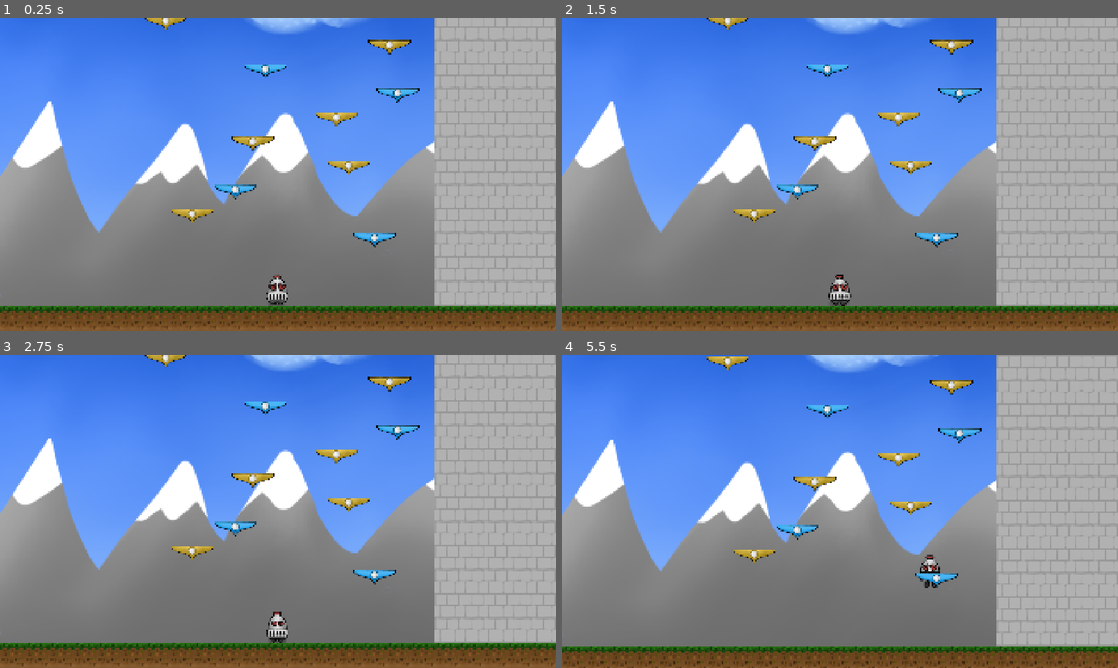
Above: before the commit, frames 1-4 (two rows, left to right).
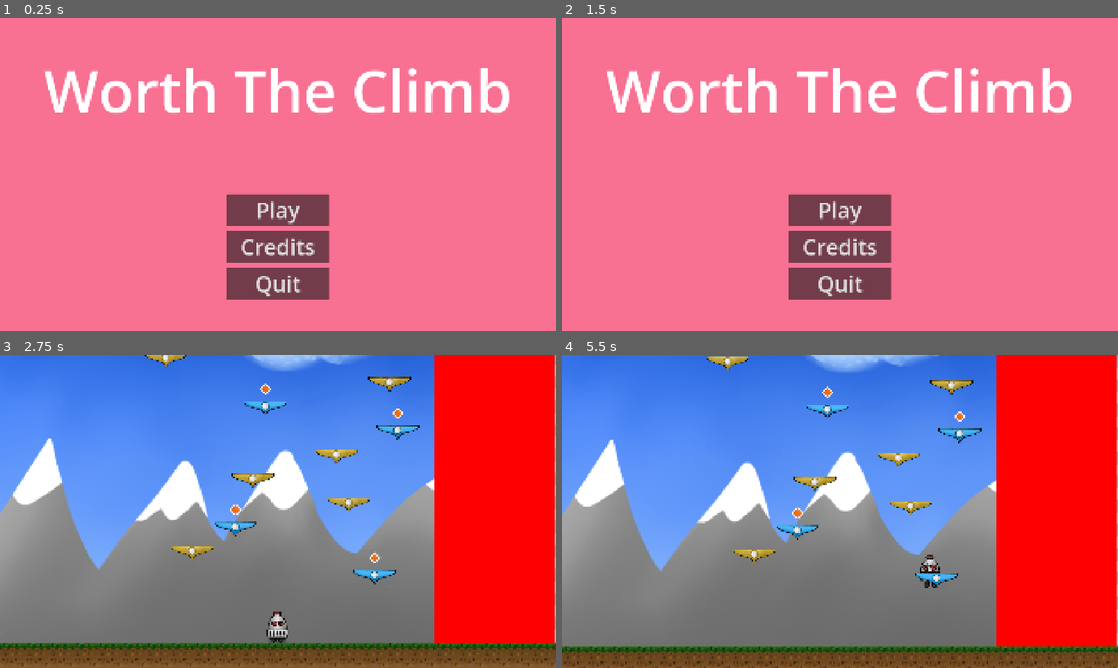
Above: after the commit, the same moments.

Repository: AllyJoho/princess-game
Game: Godot game, scene res://menus/main_menu.tscn
Two runs of this game, one before a commit and one after it. Both use one fixed random seed, a clock stepped at 60 frames per second and the inputs below. Before the commit the project starts from res://scenes/tower.tscn.
Inputs (mouse positions are in pixels of both pictures, inside the frame that each line leads up to):
- Up to frame 1 (0.25 s): no input
- Up to frame 2 (1.5 s): click (840, 246) at 0.5 s, where only the run after the commit has a clickable "Credits"; click (840, 290) at 1.25 s, where only the run after the commit has a clickable "Back"
- Up to frame 3 (2.75 s): click (278, 545) at 2 s, where only the run after the commit has a clickable "Play"
- Up to frame 4 (5.5 s): hold D (move_right) 2.78-4.28 s; tap Space (jump) at 3.02, 3.77, 5.27 s; hold A (move_left) 4.28-5.03 s; hold D (move_right) from 5.03 s (still down)

The runs differ from the first frame. In frame 1, 100% of the frame differs, in the area x 0-100%, y 0-100%; in frame 2, 100%; in frame 3, 20%; in frame 4, 20%.

Commit message:
Added a crap ton of functionality

Diff:
--- /dev/null
+++ b/menus/end_screen.gd
@@ -0,0 +1,25 @@
+extends Control
+
+func _ready():
+	get_tree().paused = false
+	hide()
+
+func resume():
+	get_tree().paused = false
+	hide()
+
+func pause():
+	get_tree().paused = true
+	show()
+
+func on_game_end() -> void:
+	pause()
+	$PanelContainer/VBoxContainer/Message.text = GameState.game_end_message()
+
+func _on_try_again_pressed() -> void:
+	get_tree().reload_current_scene()
+
+
+func _on_give_up_pressed() -> void:
+	resume()
+	get_tree().change_scene_to_file("res://menus/main_menu.tscn")
--- /dev/null
+++ b/menus/end_screen.tscn
@@ -0,0 +1,53 @@
+[gd_scene format=3 uid="uid://cuxka001jcrec"]
+
+[ext_resource type="Script" uid="uid://oumcynl6ppat" path="res://menus/end_screen.gd" id="1_3s4t6"]
+
+[node name="End_Screen" type="Control" unique_id=1855265330]
+process_mode = 3
+layout_mode = 3
+anchors_preset = 15
+anchor_right = 1.0
+anchor_bottom = 1.0
+grow_horizontal = 2
+grow_vertical = 2
+script = ExtResource("1_3s4t6")
+
+[node name="PanelContainer" type="PanelContainer" parent="." unique_id=393011850]
+layout_mode = 1
+anchors_preset = -1
+anchor_left = 0.5
+anchor_top = 0.5
+anchor_right = 0.5
+anchor_bottom = 0.5
+offset_left = -270.0
+offset_top = -270.0
+offset_right = 270.0
+offset_bottom = 270.0
+
+[node name="VBoxContainer" type="VBoxContainer" parent="PanelContainer" unique_id=56674563]
+custom_minimum_size = Vector2(350, 0)
+layout_mode = 2
+size_flags_horizontal = 4
+size_flags_vertical = 4
+theme_override_constants/separation = 57
+
+[node name="Message" type="Label" parent="PanelContainer/VBoxContainer" unique_id=958816131]
+custom_minimum_size = Vector2(0, 200)
+layout_mode = 2
+theme_override_font_sizes/font_size = 32
+text = "Game Over!"
+horizontal_alignment = 1
+vertical_alignment = 1
+
+[node name="try_again" type="Button" parent="PanelContainer/VBoxContainer" unique_id=826583323]
+layout_mode = 2
+theme_override_font_sizes/font_size = 45
+text = "Try Again"
+
+[node name="give_up" type="Button" parent="PanelContainer/VBoxContainer" unique_id=960321339]
+layout_mode = 2
+theme_override_font_sizes/font_size = 45
+text = "Lose Heart"
+
+[connection signal="pressed" from="PanelContainer/VBoxContainer/try_again" to="." method="_on_try_again_pressed"]
+[connection signal="pressed" from="PanelContainer/VBoxContainer/give_up" to="." method="_on_give_up_pressed"]
--- /dev/null
+++ b/menus/main_menu.gd
@@ -0,0 +1,16 @@
+extends Node2D
+
+
+func _on_play_pressed() -> void:
+	get_tree().change_scene_to_file("res://scenes/tower.tscn")
+
+func _on_credits_pressed() -> void:
+	$CenterContainer/MainButtons.visible = false
+	$CenterContainer/CreditsMenu.visible = true
+
+func _on_back_pressed() -> void:
+	$CenterContainer/MainButtons.visible = true
+	$CenterContainer/CreditsMenu.visible = false
+
+func _on_quit_pressed() -> void:
+	get_tree().quit()
--- /dev/null
+++ b/menus/main_menu.tscn
@@ -0,0 +1,77 @@
+[gd_scene format=3 uid="uid://bkqkh87sk8xjl"]
+
+[ext_resource type="Script" uid="uid://d0tehw3scxc5s" path="res://menus/main_menu.gd" id="1_8gy84"]
+
+[sub_resource type="Theme" id="Theme_vue75"]
+
+[node name="MainMenu" type="Node2D" unique_id=613818884]
+script = ExtResource("1_8gy84")
+
+[node name="ColorRect" type="ColorRect" parent="." unique_id=1489732978]
+offset_right = 40.0
+offset_bottom = 40.0
+scale = Vector2(48, 27)
+mouse_filter = 2
+color = Color(0.97075266, 0.4382763, 0.5730102, 1)
+
+[node name="Title" type="Label" parent="." unique_id=741666809]
+offset_right = 1920.0
+offset_bottom = 500.0
+theme_override_font_sizes/font_size = 200
+text = "Worth The Climb"
+horizontal_alignment = 1
+vertical_alignment = 1
+
+[node name="CenterContainer" type="CenterContainer" parent="." unique_id=21042683]
+offset_top = 500.0
+offset_right = 1920.0
+offset_bottom = 1080.0
+theme = SubResource("Theme_vue75")
+
+[node name="MainButtons" type="VBoxContainer" parent="CenterContainer" unique_id=2139736182]
+layout_mode = 2
+theme_override_constants/separation = 16
+
+[node name="play" type="Button" parent="CenterContainer/MainButtons" unique_id=1157566346]
+custom_minimum_size = Vector2(353, 0)
+layout_mode = 2
+theme_override_font_sizes/font_size = 75
+text = "Play"
+
+[node name="credits" type="Button" parent="CenterContainer/MainButtons" unique_id=1153736158]
+custom_minimum_size = Vector2(353, 0)
+layout_mode = 2
+theme_override_font_sizes/font_size = 75
+text = "Credits"
+
+[node name="quit" type="Button" parent="CenterContainer/MainButtons" unique_id=1498247093]
+custom_minimum_size = Vector2(353, 0)
+layout_mode = 2
+theme_override_font_sizes/font_size = 75
+text = "Quit"
+
+[node name="CreditsMenu" type="VBoxContainer" parent="CenterContainer" unique_id=96825074]
+visible = false
+layout_mode = 2
+theme_override_constants/separation = 100
+
+[node name="credits" type="Label" parent="CenterContainer/CreditsMenu" unique_id=1198689162]
+custom_minimum_size = Vector2(1500, 0)
+layout_mode = 2
+theme_override_font_sizes/font_size = 70
+text = "A Game by Allison Johanson
+Art and story by Michelle Johanson"
+horizontal_alignment = 1
+autowrap_mode = 2
+
+[node name="back" type="Button" parent="CenterContainer/CreditsMenu" unique_id=1027824895]
+custom_minimum_size = Vector2(353, 0)
+layout_mode = 2
+size_flags_horizontal = 4
+theme_override_font_sizes/font_size = 75
+text = "Back"
+
+[connection signal="pressed" from="CenterContainer/MainButtons/play" to="." method="_on_play_pressed"]
+[connection signal="pressed" from="CenterContainer/MainButtons/credits" to="." method="_on_credits_pressed"]
+[connection signal="pressed" from="CenterContainer/MainButtons/quit" to="." method="_on_quit_pressed"]
+[connection signal="pressed" from="CenterContainer/CreditsMenu/back" to="." method="_on_back_pressed"]
--- /dev/null
+++ b/menus/pause_menu.gd
@@ -0,0 +1,40 @@
+extends Control
+
+func _ready():
+	get_tree().paused = false
+	hide()
+
+func resume():
+	get_tree().paused = false
+	hide()
+
+func pause():
+	get_tree().paused = true
+	show()
+
+func testEsc():
+	if Input.is_action_just_pressed("pause") and get_tree().paused == false:
+		pause()
+	elif Input.is_action_just_pressed("pause") and get_tree().paused == true:
+		resume()
+
+
+
+func _on_resume_pressed() -> void:
+	resume()
+
+
+func _on_restart_pressed() -> void:
+	get_tree().reload_current_scene()
+
+
+func _on_main_menu_pressed() -> void:
+	resume()
+	get_tree().change_scene_to_file("res://menus/main_menu.tscn")
+
+
+func _on_quit_pressed() -> void:
+	get_tree().quit()
+
+func _process(delta: float) -> void:
+	testEsc()
--- /dev/null
+++ b/menus/pause_menu.tscn
@@ -0,0 +1,59 @@
+[gd_scene format=3 uid="uid://ixut5uch0c0w"]
+
+[ext_resource type="Script" uid="uid://cx7m6o1a6xpt0" path="res://menus/pause_menu.gd" id="1_s0u37"]
+
+[node name="PauseMenu" type="Control" unique_id=573906062]
+process_mode = 3
+layout_mode = 3
+anchors_preset = 15
+anchor_right = 1.0
+anchor_bottom = 1.0
+grow_horizontal = 2
+grow_vertical = 2
+scale = Vector2(1, 1.0005742)
+pivot_offset = Vector2(186, -371)
+script = ExtResource("1_s0u37")
+
+[node name="PanelContainer" type="PanelContainer" parent="." unique_id=1027606336]
+layout_mode = 1
+anchors_preset = -1
+anchor_left = 0.5
+anchor_top = 0.5
+anchor_right = 0.5
+anchor_bottom = 0.5
+offset_left = -270.0
+offset_top = -270.0
+offset_right = 270.0
+offset_bottom = 270.0
+
+[node name="VBoxContainer" type="VBoxContainer" parent="PanelContainer" unique_id=22296973]
+custom_minimum_size = Vector2(350, 0)
+layout_mode = 2
+size_flags_horizontal = 4
+size_flags_vertical = 4
+theme_override_constants/separation = 57
+
+[node name="Resume" type="Button" parent="PanelContainer/VBoxContainer" unique_id=428104226]
+layout_mode = 2
+theme_override_font_sizes/font_size = 45
+text = "Resume"
+
+[node name="Restart" type="Button" parent="PanelContainer/VBoxContainer" unique_id=31570467]
+layout_mode = 2
+theme_override_font_sizes/font_size = 45
+text = "Restart"
+
+[node name="Main Menu" type="Button" parent="PanelContainer/VBoxContainer" unique_id=151761106]
+layout_mode = 2
+theme_override_font_sizes/font_size = 45
+text = "Main Menu"
+
+[node name="Quit" type="Button" parent="PanelContainer/VBoxContainer" unique_id=844438340]
+layout_mode = 2
+theme_override_font_sizes/font_size = 45
+text = "Quit"
+
+[connection signal="pressed" from="PanelContainer/VBoxContainer/Resume" to="." method="_on_resume_pressed"]
+[connection signal="pressed" from="PanelContainer/VBoxContainer/Restart" to="." method="_on_restart_pressed"]
+[connection signal="pressed" from="PanelContainer/VBoxContainer/Main Menu" to="." method="_on_main_menu_pressed"]
+[connection signal="pressed" from="PanelContainer/VBoxContainer/Quit" to="." method="_on_quit_pressed"]
--- a/project.godot
+++ b/project.godot
@@ -15,9 +15,13 @@
 [application]
 
 config/name="Princess Game"
-run/main_scene="uid://cnjbqncnueq6m"
+run/main_scene="uid://bkqkh87sk8xjl"
 config/features=PackedStringArray("4.6", "GL Compatibility")
 config/icon="res://icon.svg"
+
+[autoload]
+
+GameState="*uid://bb25bpfm2uqdp"
 
 [display]
 
@@ -50,6 +54,13 @@
 , Object(InputEventKey,"resource_local_to_scene":false,"resource_name":"","device":-1,"window_id":0,"alt_pressed":false …(186 unchanged characters)…
 ]
 }
+pause={
+"deadzone": 0.2,
+"events": [Object(InputEventKey,"resource_local_to_scene":false,"resource_name":"","device":-1,"window_id":0,"alt_pressed":false,"shift_pressed":false,"ctrl_pressed":false,"meta_pressed":false,"pressed":false,"keycode":0,"physical_keycode":4194305,"key_label":0,"unicode":0,"location":0,"echo":false,"script":null)
+, Object(InputEventKey,"resource_local_to_scene":false,"resource_name":"","device":-1,"window_id":0,"alt_pressed":false,"shift_pressed":false,"ctrl_pressed":false,"meta_pressed":false,"pressed":false,"keycode":0,"physical_keycode":4194306,"key_label":0,"unicode":0,"location":0,"echo":false,"script":null)
+, Object(InputEventKey,"resource_local_to_scene":false,"resource_name":"","device":-1,"window_id":0,"alt_pressed":false,"shift_pressed":false,"ctrl_pressed":false,"meta_pressed":false,"pressed":false,"keycode":0,"physical_keycode":4194325,"key_label":0,"unicode":0,"location":0,"echo":false,"script":null)
+]
+}
 
 [rendering]
 
--- /dev/null
+++ b/scenes/end_interface.tscn
@@ -0,0 +1,41 @@
+[gd_scene format=3 uid="uid://bvs3nicr3sxv6"]
+
+[ext_resource type="Script" uid="uid://d06jktv7aq17a" path="res://scripts/end_interface.gd" id="1_q2tpa"]
+[ext_resource type="PackedScene" uid="uid://cuxka001jcrec" path="res://menus/end_screen.tscn" id="2_q7fmj"]
+
+[sub_resource type="RectangleShape2D" id="RectangleShape2D_ol7lq"]
+
+[node name="End_Interface" type="Area2D" unique_id=1474081801]
+script = ExtResource("1_q2tpa")
+
+[node name="CollisionShape2D" type="CollisionShape2D" parent="." unique_id=288394223]
+position = Vector2(-250, 0)
+scale = Vector2(25, 10)
+shape = SubResource("RectangleShape2D_ol7lq")
+
+[node name="CollisionShape2D2" type="CollisionShape2D" parent="." unique_id=1469050600]
+position = Vector2(-14, 130)
+scale = Vector2(4, 5)
+shape = SubResource("RectangleShape2D_ol7lq")
+
+[node name="CanvasLayer" type="CanvasLayer" parent="." unique_id=261198366]
+
+[node name="End_Screen" parent="CanvasLayer" unique_id=1855265330 instance=ExtResource("2_q7fmj")]
+
+[node name="ColorRect" type="ColorRect" parent="." unique_id=1680767290]
+visible = false
+offset_left = -500.0
+offset_top = -100.0
+offset_right = -460.0
+offset_bottom = -60.0
+scale = Vector2(13.040001, 5)
+
+[node name="ColorRect2" type="ColorRect" parent="." unique_id=1652996202]
+visible = false
+offset_left = -54.0
+offset_top = -20.000004
+offset_right = -14.0
+offset_bottom = 19.999996
+scale = Vector2(2.1599998, 5)
+
+[connection signal="body_entered" from="." to="." method="_on_body_entered"]
--- /dev/null
+++ b/scenes/gift.tscn
@@ -0,0 +1,18 @@
+[gd_scene format=3 uid="uid://wgm46b4sh2gx"]
+
+[ext_resource type="Texture2D" uid="uid://bu05gtiklwm3k" path="res://assets/sprites/items/red_gem.png" id="1_gn6ih"]
+[ext_resource type="Script" uid="uid://1nybjbxqv2pu" path="res://scripts/gift.gd" id="1_olhi4"]
+
+[sub_resource type="RectangleShape2D" id="RectangleShape2D_gn6ih"]
+
+[node name="Gift" type="Area2D" unique_id=1180395571]
+script = ExtResource("1_olhi4")
+
+[node name="Sprite2D" type="Sprite2D" parent="." unique_id=2113706549]
+texture = ExtResource("1_gn6ih")
+
+[node name="CollisionShape2D" type="CollisionShape2D" parent="." unique_id=1980388805]
+scale = Vector2(1.5, 1.5)
+shape = SubResource("RectangleShape2D_gn6ih")
+
+[connection signal="body_entered" from="." to="." method="_on_body_entered"]
--- a/scenes/main_menu.tscn
+++ /dev/null
@@ -1,44 +0,0 @@
-[gd_scene format=3 uid="uid://bkqkh87sk8xjl"]
-
-[sub_resource type="Theme" id="Theme_vue75"]
-Button/font_sizes/font_size = 16
-
-[node name="MainMenu" type="Node2D" unique_id=613818884]
-
-[node name="Title" type="Label" parent="." unique_id=741666809]
-offset_right = 1920.0
-offset_bottom = 500.0
-theme_override_font_sizes/font_size = 200
-text = "Worth The Climb"
-horizontal_alignment = 1
-vertical_alignment = 1
-
-[node name="CenterContainer" type="CenterContainer" parent="." unique_id=21042683]
-offset_top = 500.0
-offset_right = 1920.0
-offset_bottom = 1080.0
-theme = SubResource("Theme_vue75")
-
-[node name="MainButtons" type="VBoxContainer" parent="CenterContainer" unique_id=2139736182]
-layout_mode = 2
-theme_override_constants/separation = 16
-
-[node name="play" type="Button" parent="CenterContainer/MainButtons" unique_id=1157566346]
-layout_mode = 2
-theme_override_font_sizes/font_size = 75
-text = "Play"
-
-[node name="settings" type="Button" parent="CenterContainer/MainButtons" unique_id=2001358733]
-layout_mode = 2
-theme_override_font_sizes/font_size = 75
-text = "Settings"
-
-[node name="credits" type="Button" parent="CenterContainer/MainButtons" unique_id=1153736158]
-layout_mode = 2
-theme_override_font_sizes/font_size = 75
-text = "Credits"
-
-[node name="quit" type="Button" parent="CenterContainer/MainButtons" unique_id=1498247093]
-layout_mode = 2
-theme_override_font_sizes/font_size = 75
-text = "Quit"
--- a/scenes/tower.tscn
+++ b/scenes/tower.tscn
@@ -3,6 +3,8 @@
 [ext_resource type="Script" uid="uid://deqn1v1sh7tmf" path="res://scripts/tower.gd" id="1_ay4al"]
 [ext_resource type="PackedScene" uid="uid://xnlp11j8skng" path="res://scenes/Player.tscn" id="2_ktxwe"]
 [ext_resource type="Texture2D" uid="uid://ckclvwqtprqpm" path="res://assets/background_refrence.png" id="2_qrbg1"]
+[ext_resource type="PackedScene" uid="uid://ixut5uch0c0w" path="res://menus/pause_menu.tscn" id="4_qrbg1"]
+[ext_resource type="PackedScene" uid="uid://bvs3nicr3sxv6" path="res://scenes/end_interface.tscn" id="5_jfguu"]
 
 [node name="Tower" type="Node2D" unique_id=1034955630]
 script = ExtResource("1_ay4al")
@@ -16,3 +18,29 @@
 texture = ExtResource("2_qrbg1")
 
 [node name="Knight" parent="." unique_id=1334906514 instance=ExtResource("2_ktxwe")]
+
+[node name="CanvasLayer" type="CanvasLayer" parent="." unique_id=308829385]
+
+[node name="PauseMenu" parent="CanvasLayer" unique_id=573906062 instance=ExtResource("4_qrbg1")]
+visible = false
+
+[node name="ColorRect" type="ColorRect" parent="." unique_id=375279745]
+z_index = 1000
+offset_left = 416.0
+offset_top = 32.0
+offset_right = 480.0
+offset_bottom = 96.0
+rotation = -1.5707964
+scale = Vector2(29, 5)
+color = Color(1, 0, 0, 1)
+
+[node name="ColorRect2" type="ColorRect" parent="." unique_id=1735572012]
+z_index = 1000
+offset_left = -30.0
+offset_top = -1904.0
+offset_right = 20.0
+offset_bottom = -1824.0
+color = Color(0.5606185, 0.4613108, 0.82337165, 1)
+
+[node name="End_Interface" parent="." unique_id=1474081801 instance=ExtResource("5_jfguu")]
+position = Vector2(470, -2004)
--- /dev/null
+++ b/scripts/end_interface.gd
@@ -0,0 +1,8 @@
+extends Area2D
+
+
+
+func _on_body_entered(body: Node2D) -> void:
+	if body.name == "Knight":
+		GameState.stop_timer()
+		$CanvasLayer/End_Screen.on_game_end()
--- /dev/null
+++ b/scripts/game_state.gd
@@ -0,0 +1,28 @@
+extends Node
+
+var start_time: float = 0.0
+var final_time: float = 0.0
+var princess_preferences = [] # Array of Arrays [[1,2,3], [3,1,2], etc.]
+var player_choices = [] # What the player actually picked
+
+func _ready():
+	generate_preferences()
+
+func generate_preferences():
+	for i in range(5):
+		var prefs = [1, 2, 3]
+		prefs.shuffle()
+		princess_preferences.append(prefs)
+
+func start_timer():
+	start_time = Time.get_unix_time_from_system()
+
+func stop_timer():
+	final_time = Time.get_unix_time_from_system() - start_time
+
+func game_end_message():
+	if final_time == 0:
+		return "Something strange happened..."
+	else:
+		return str(final_time)
+	pass
--- /dev/null
+++ b/scripts/gift.gd
@@ -0,0 +1,10 @@
+extends Area2D
+
+var index: int = 0
+
+
+
+func _on_body_entered(body: Node2D) -> void:
+	if body.name == "Knight":
+		print("Got gift ",index)
+		self.queue_free()
--- a/scripts/level.gd
+++ /dev/null
@@ -1,74 +0,0 @@
-extends Node2D
-
-# Housekeeping
-var platform = preload("res://scenes/platform.tscn")
-var half_platform = preload("res://scenes/half_platform.tscn")
-var rng: RandomNumberGenerator
-var grass_texture = preload("res://assets/sprites/tiles/grass_dirt.png")
-var stone_texture = preload("res://assets/sprites/tiles/stone_block.png")
-var wall_texture = preload("res://assets/sprites/tiles/stone_wall.png")
-var gift_place = preload("res://assets/sprites/tiles/dirt_block.png")
-
-# Important Numbers
-var level_width = 14
-var level_height = 30
-var block_length = 64
-var half_platform_chance = 0.2
-
-func spawn_object(x,y,object,texture=null):
-	var p = object.instantiate()
-	p.position = Vector2(x,y)
-	if(texture != null):
-		p.get_node("Sprite2D").texture = texture
-	add_child(p)
-
-func get_unique_random_numbers(min_val: int, max_val: int, count: int) -> Array:
-	var possible_numbers = []
-	for i in range(min_val, max_val + 1):
-		possible_numbers.append(i)
-	possible_numbers.shuffle()
-	return possible_numbers.slice(0, count)
-
-func build_leg(side, y_pos, wall_pos, is_gift):
-	var x_pos = side*(wall_pos-block_length)
-	if is_gift:
-		spawn_object(x_pos,y_pos, platform, gift_place)
-	else:
-		spawn_object(x_pos,y_pos, platform, stone_texture)
-	var leg_len = randi_range(0,2)
-	for i in range(leg_len):
-		x_pos -= side*block_length
-		spawn_object(x_pos,y_pos, platform, stone_texture)
-
-func build_half_platforms(y_pos, wall_pos):
-	var chance = [half_platform_chance, half_platform_chance, 1]
-	chance.shuffle()
-	for i in range(3):
-		var x_pos = -wall_pos+(5 + 2*i)*block_length + randf_range(-1,1)*(block_length/2)
-		if randf() < chance[i]:
-			spawn_object(x_pos,y_pos, half_platform)
-	pass
-
-func generate_tower():
-	var wall_pos = (level_width/2)*block_length
-	var y_pos = block_length
-	var gift_legs = get_unique_random_numbers(1,18,5)
-	var leg = 1
-	for i in range(level_height):
-		if i == 0:
-			for j in range(level_width+1):
-				spawn_object((-wall_pos+j*block_length),y_pos, platform, grass_texture)
-		if i > 0 && i%3==0:
-			build_leg(-1,y_pos,wall_pos,(leg in gift_legs))
-			leg += 1
-			build_leg(1,y_pos,wall_pos,(leg in gift_legs))
-			leg += 1
-		if i%3==2:
-			build_half_platforms(y_pos,wall_pos)
-		y_pos -= block_length
-		spawn_object(-wall_pos,y_pos, platform, wall_texture)
-		spawn_object(wall_pos,y_pos, platform, wall_texture)
-
-func _ready():
-	rng = RandomNumberGenerator.new()
-	generate_tower()
--- a/scripts/main_menu.gd
+++ /dev/null
@@ -1 +0,0 @@
-extends Node2D
--- a/scripts/tower.gd
+++ b/scripts/tower.gd
@@ -4,6 +4,7 @@
 # Objects
 var block = preload("res://scenes/block.tscn")
 var platform = preload("res://scenes/platform.tscn")
+var gift = preload("res://scenes/gift.tscn")
 #Textures
 var grass_texture = preload("res://assets/tiles/grass.png")
 var dirt_texture = preload("res://assets/tiles/dirt.png")
@@ -38,6 +39,11 @@
 	var x_pos = randf_range(-wall_pos+platform_size, wall_pos-platform_size)
 	if is_gift != -1:
 		spawn_object(x_pos,y_pos, platform, gift_platform_texture)
+		var gift_obj = gift.instantiate()
+		gift_obj.position = Vector2(x_pos,y_pos-block_size)
+		gift_obj.index = is_gift
+		add_child(gift_obj)
+		print(is_gift)
 	else:
 		spawn_object(x_pos,y_pos, platform, platform_texture)
 
@@ -62,6 +68,6 @@
 		build_platform(y_pos-i*block_size, gift_platforms.find(i))
 
 func _ready():
-	rng = RandomNumberGenerator.new()
+	GameState.start_timer()
 	build_walls()
 	build_tower()
Not shown, added: menus/end_screen.gd.uid
Renamed: scripts/main_menu.gd.uid -> menus/main_menu.gd.uid
Not shown, added: menus/pause_menu.gd.uid
Not shown, added: scripts/end_interface.gd.uid
Not shown, added: scripts/game_state.gd.uid
Not shown, added: scripts/gift.gd.uid
Not shown, removed: scripts/level.gd.uid
